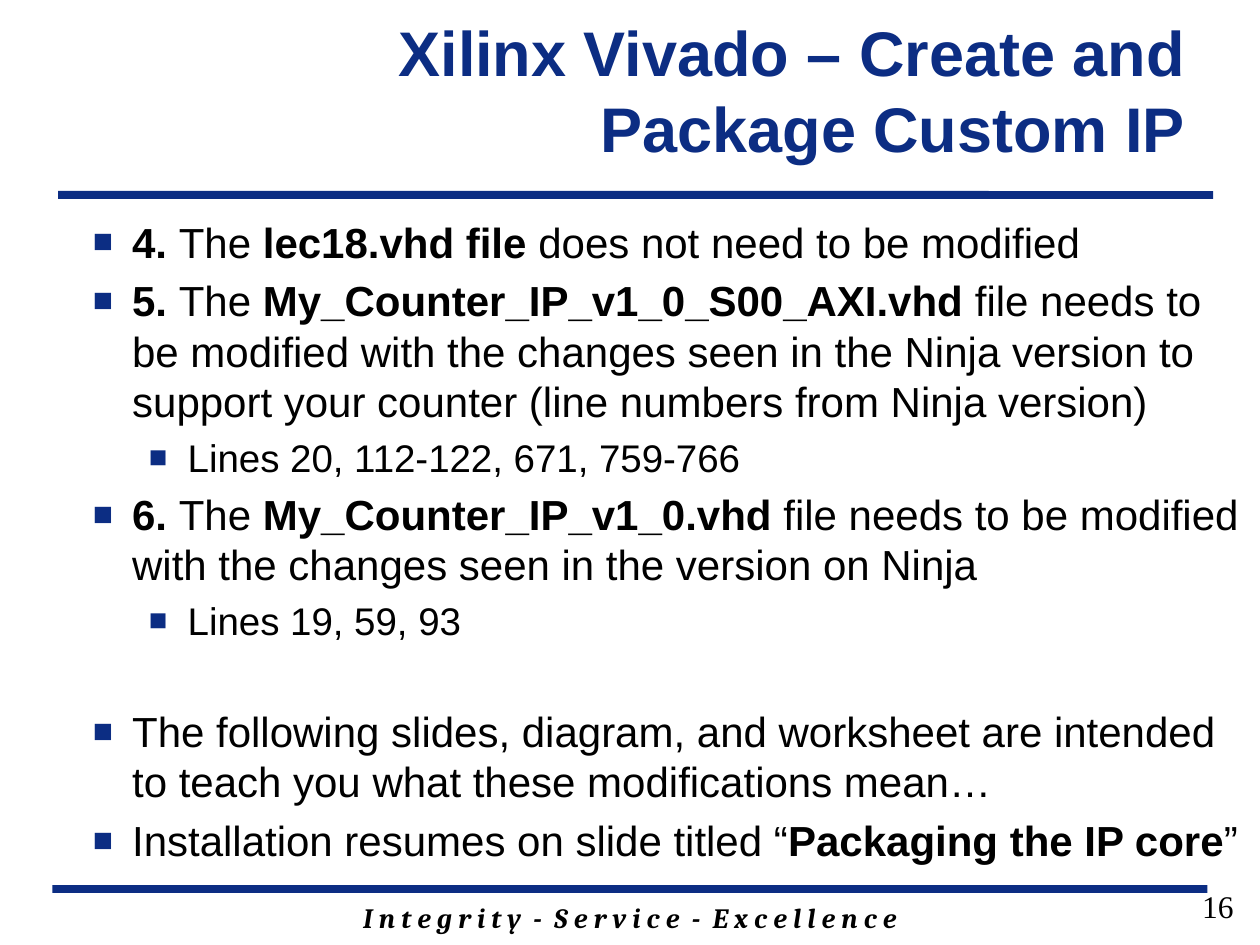
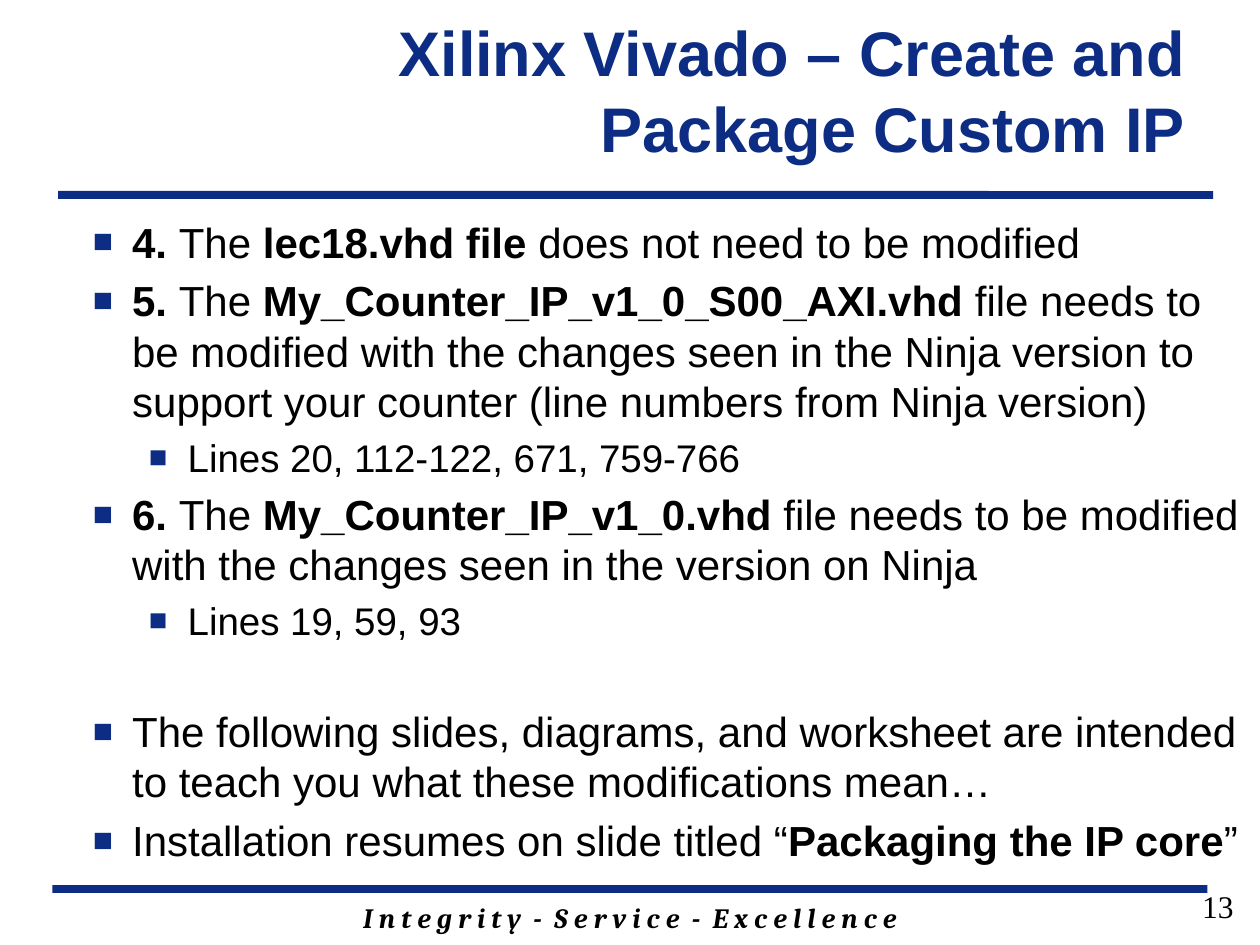
Before and after one commit to GeorgeYork/ECE383_web, a slide deck: slide 13 of lecture/slides/ECE_383_Lec18_2018.pptx (slide 16 before the commit). Drawn at 1260x945 pixels with LibreOffice and Linux fonts; fonts in the diff are those of the drawing; background and template pictures are left out. Boxes give left, top, right and bottom in pixels: in the first picture for what was removed or moved away, otherwise in the second. Text is boxed around its words. In the diff, an @@ line names an element or a change of style, - is before the commit and + after.

```diff
--- a/lecture/slides/ECE_383_Lec18_2018.pptx
+++ b/lecture/slides/ECE_383_Lec18_2018.pptx
@@ text at (132,716,1236,806): text changed @@
-■ The following slides, diagram, and worksheet are intended to teach you what these modifications mean…
+■ The following slides, diagrams, and worksheet are intended to teach you what these modifications mean…
@@ page number at (1202,897,1233,919): text changed @@
-16
+13
```
Also in this commit, not shown: 2 other slides changed, 1 slide added, 3 slides removed.
